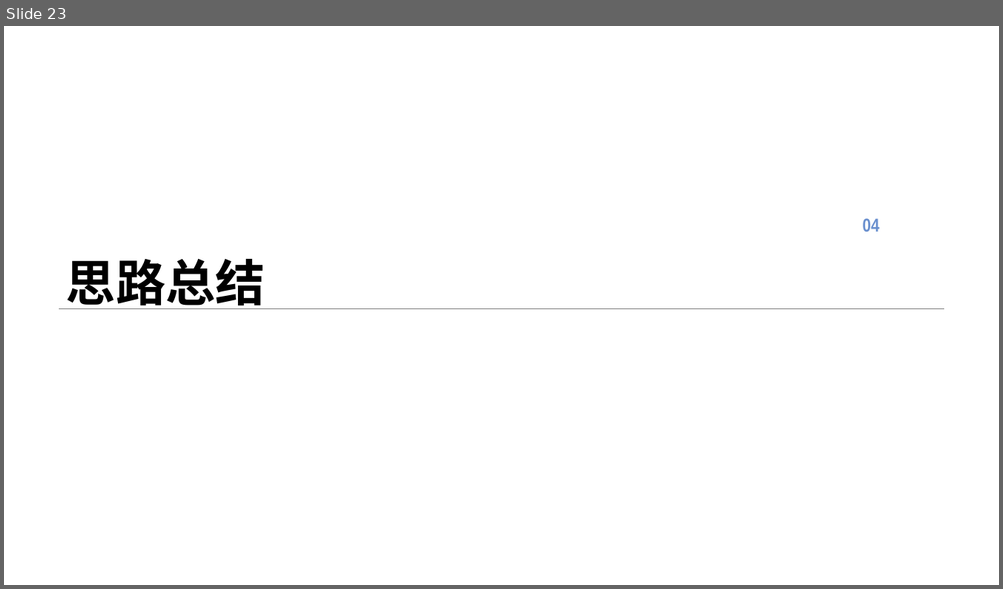
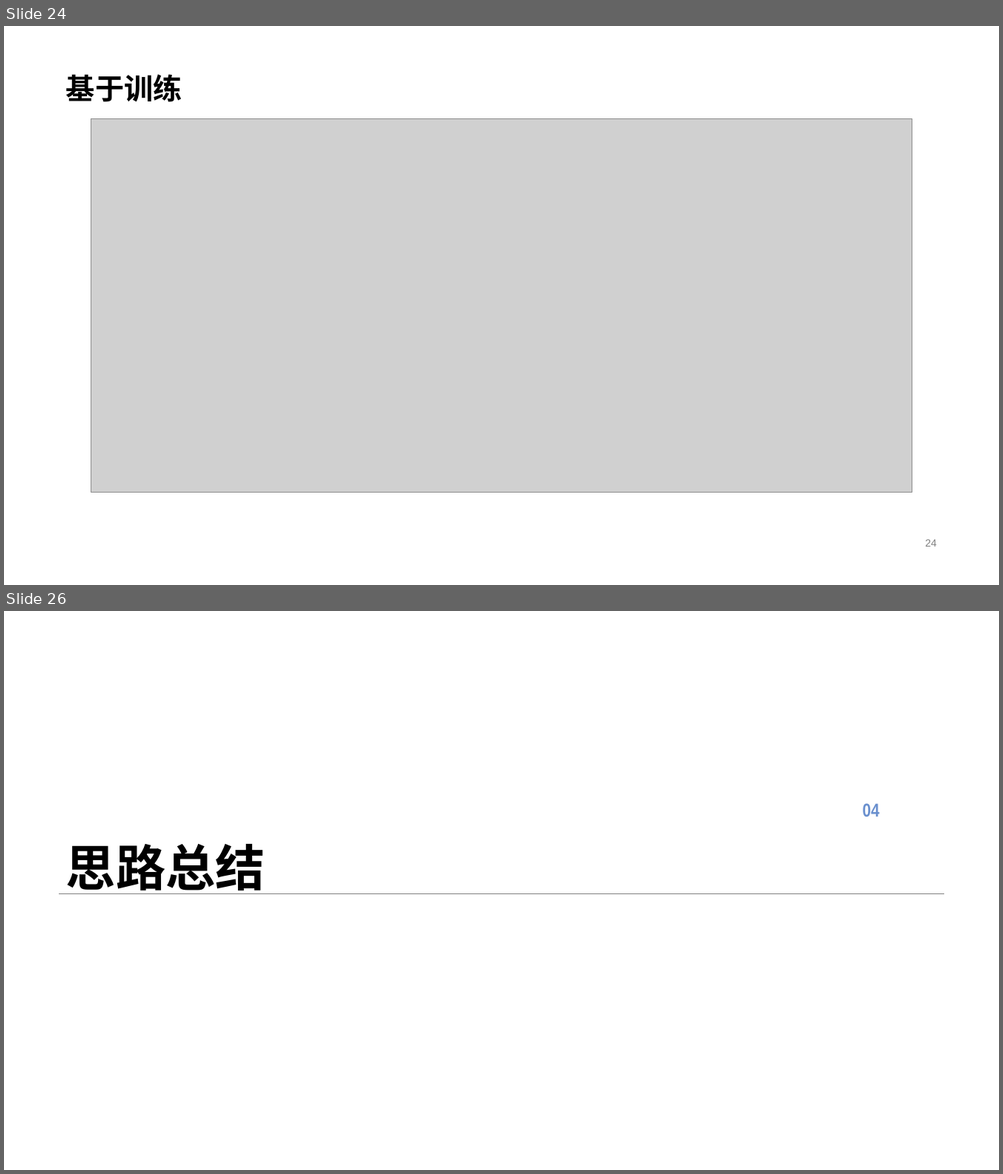
Before and after one commit to Z769018860/AI-final-project, a slide deck: 10_张丽玮.pptx. Shown one above the other, each under a label of ours: slide 23 before the commit, slides 24 and 26 after it; the slides between them are not shown. The pictures are 1003x589 and 1003x1174 pixels, drawn with LibreOffice and Linux fonts; fonts in the diff are those of the drawing; grey boxes stand for pictures; background and template pictures are left out. Boxes give left, top, right and bottom in pixels: in the first picture for what was removed or moved away, otherwise in the second. Text is boxed around its words. In the diff, an @@ line names an element or a change of style, - is before the commit and + after.

```diff
--- a/10_张丽玮.pptx
+++ b/10_张丽玮.pptx
@@ slide 24 added at [4,26,999,585], background #FFFFFF @@
@@ title added at [66,74,182,102], 28 pt, text #000000, bold @@
+基于训练
@@ picture added at [91,119,912,493] @@
@@ page number added at [925,540,936,547], 10 pt, text #808080 @@
+24
@@ what was slide 23 is now slide 26 @@
```
Also in this commit, not shown: 1 slide changed, 2 other slides added, 16 other files.
